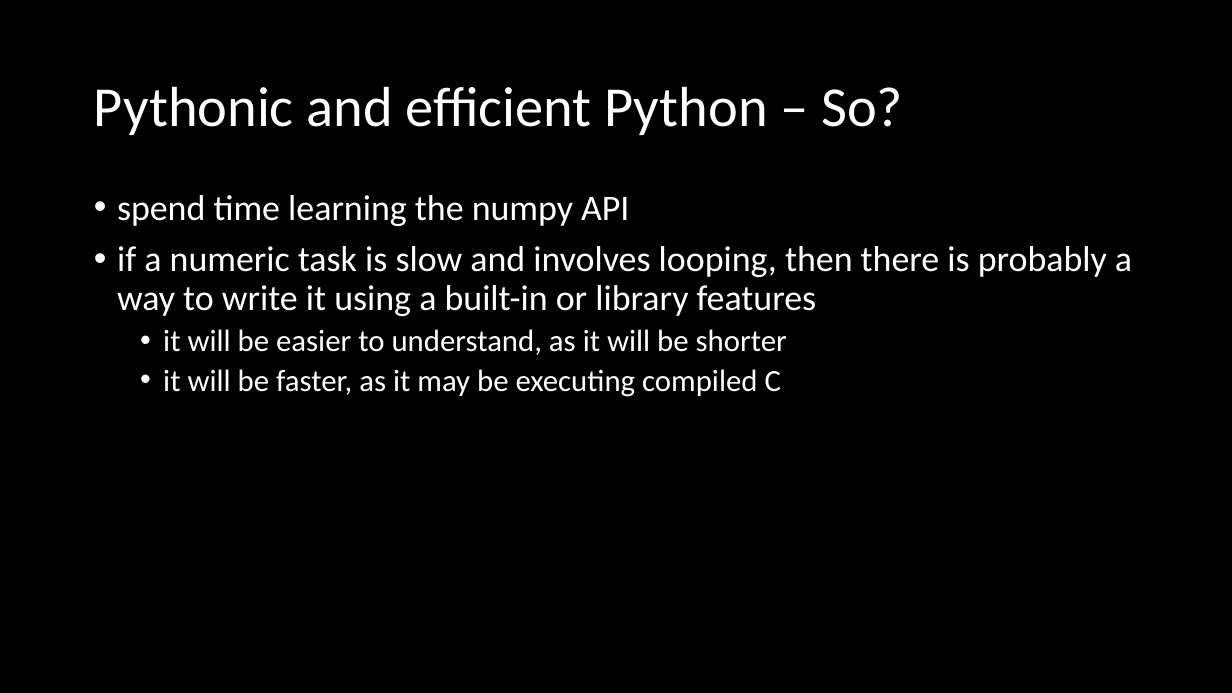
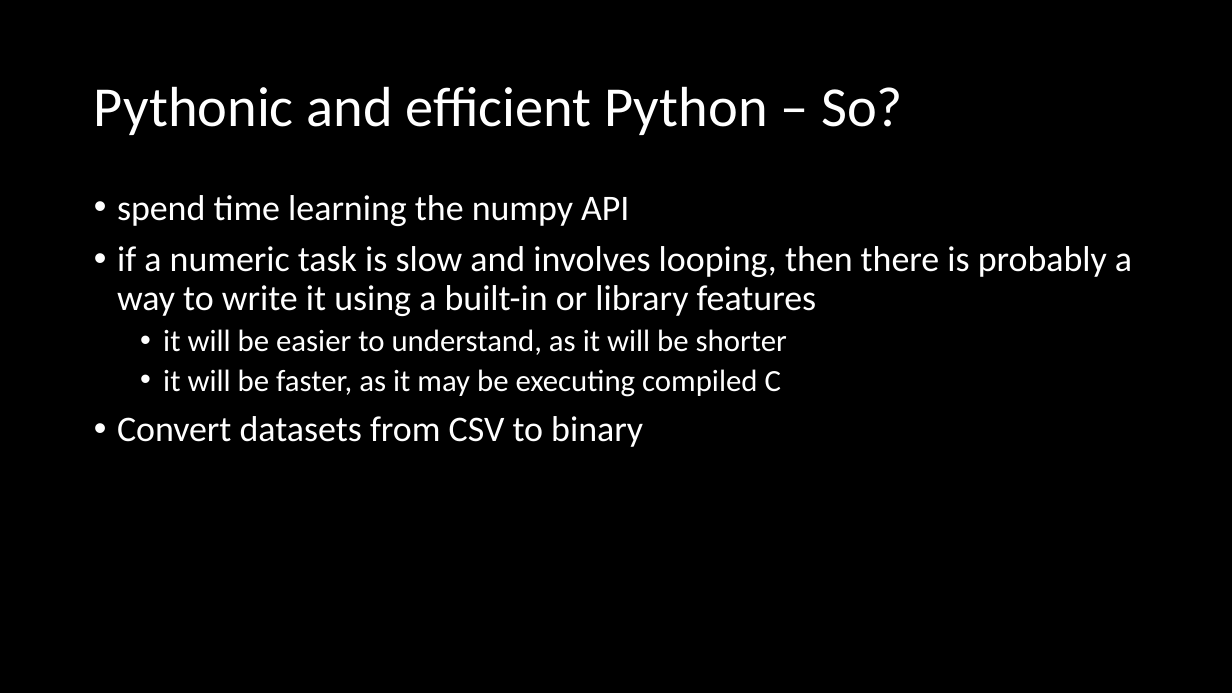
Before and after one commit to ahenshaw/best_practices_workshop, a slide deck: slide 26 of presentation/Data Scientists Code Development Workshop I.pptx. Drawn at 1232x693 pixels with LibreOffice and Linux fonts; fonts in the diff are those of the drawing; background and template pictures are left out. Boxes give left, top, right and bottom in pixels: in the first picture for what was removed or moved away, otherwise in the second. Text is boxed around its words. In the diff, an @@ line names an element or a change of style, - is before the commit and + after.

Commit message:
updated Pythonic slide

```diff
--- a/presentation/Data Scientists Code Development Workshop I.pptx
+++ b/presentation/Data Scientists Code Development Workshop I.pptx
@@ text at [117,416,643,447]: paragraph added @@
+• Convert datasets from CSV to binary
```
